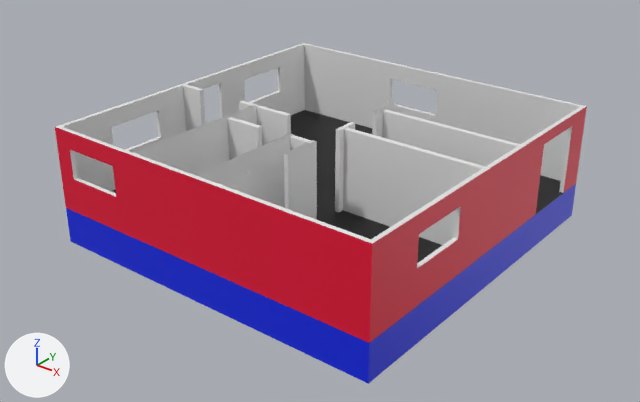
What one commit did to the glTF model Assets/Models/Cabin_Floor_walls.glb.
Both versions are drawn from a 50 mm camera at (26.6, -34.0, 21.5) aimed at (0.5, -1.3, 1.3). Arrows for +X, +Y and +Z are at lower left; the lights stay in place. Where no turn or scale is listed for an object, it has been applied to the vertices. Vertices at the same position are counted once.

Script lines for the objects in view, before the commit:
```python
me_cube_002 = bpy.data.meshes.new('Cube.002')
me_cube_002.from_pydata(...)  # 172 vertices, 290 faces; spans x -9.8..9.8, y -9.8..9.8, z -1.0..5.5
# faces by material slot: [226, 6, 48, 10]
me_cube_002.materials.append(mat_interior_walls)  # white #e7e7e7
me_cube_002.materials.append(mat_floor)  # black #000000
me_cube_002.materials.append(mat_exterior_walls)  # red #e70035
me_cube_002.materials.append(mat_exterior_floor)  # blue #0024e7
ob_floor_walls = bpy.data.objects.new('Floor/walls', me_cube_002)
ob_floor_walls.location = (0.0, 0.0, 0.0)
```
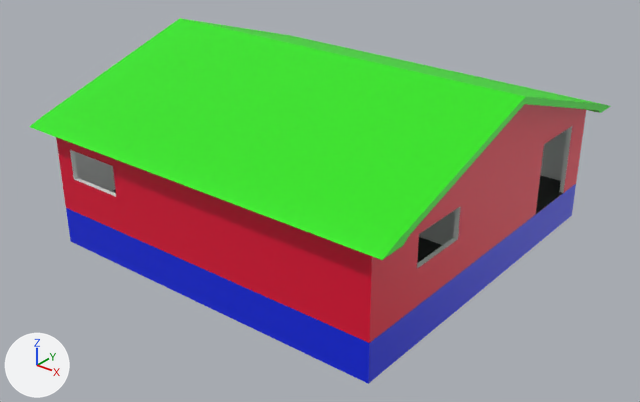
Boxes (x1, y1, x2, y2) around the edits, measured in the pictures (640 x 402 px):
'Floor/walls', reshaped (9% wider, 7% taller): before (55, 43, 587, 384); after (30, 18, 611, 384)
part 1 of me_cube_002, built on: before (56, 43, 586, 244); after (30, 18, 611, 260)

Diff of the bpy script that builds the scene:
```diff
--- a/Assets/Models/Cabin_Floor_walls.glb.py
+++ b/Assets/Models/Cabin_Floor_walls.glb.py
@@ mat_roof_interior @@
+mat_roof_interior = principled_material('Roof Interior')
+mat_roof_interior.base_color = (0.0, 0.8, 0.232)  # green #00e784
@@ mat_roof_exterior @@
+mat_roof_exterior = principled_material('Roof Exterior')
+mat_roof_exterior.base_color = (0.0216, 0.8, 0.0)  # green #28e700
@@ me_cube_002 @@
 # used by ob_floor_walls; location = (0.0, 0.0, 0.0)
-me_cube_002.from_pydata(...)  # 172 vertices, 290 faces; spans x -9.8..9.8, y -9.8..9.8, z -1.0..5.5
+me_cube_002.from_pydata(...)  # 258 vertices, 466 faces; spans x -10.8..10.8, y -10.6..10.6, z -1.0..8.9
+# me_cube_002 part 1
+# 19 faces are deleted
+# 74 vertices are added at x -10.8..10.8, y -10.6..10.6, z 5.5..8.9
+# 6 new vertices lie (-1.0, 0.0, 0.0) away from vertices in x -9.8, y -9.2..9.2, z 5.5..5.8
+# 6 new vertices lie (1.0, 0.0, 0.0) away from vertices in x 9.8, y -9.2..9.2, z 5.5..5.8
+# 31 new faces join them, mat_interior_walls (white #e7e7e7)
+# 50 new faces join them, mat_exterior_walls (red #e70035)
+# 106 new faces join them, mat_roof_exterior (green #28e700)
+# 8 new faces join them, mat_roof_interior (green #00e784)
 me_cube_002.materials.append(mat_interior_walls)
@@ me_cube_002 @@
 me_cube_002.materials.append(mat_exterior_floor)
+me_cube_002.materials.append(mat_roof_exterior)  # green #28e700
+me_cube_002.materials.append(mat_roof_interior)  # green #00e784
```
